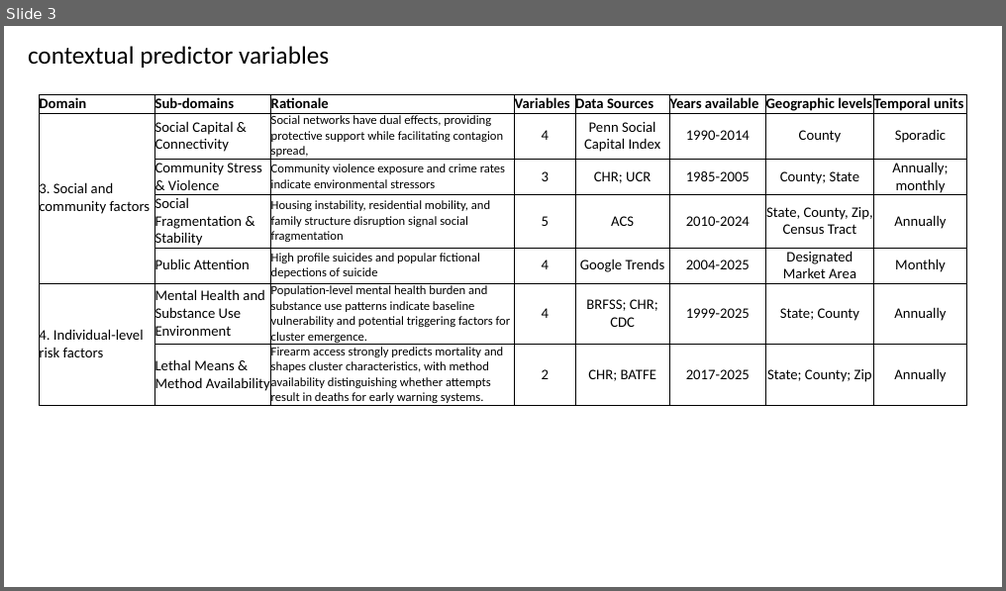
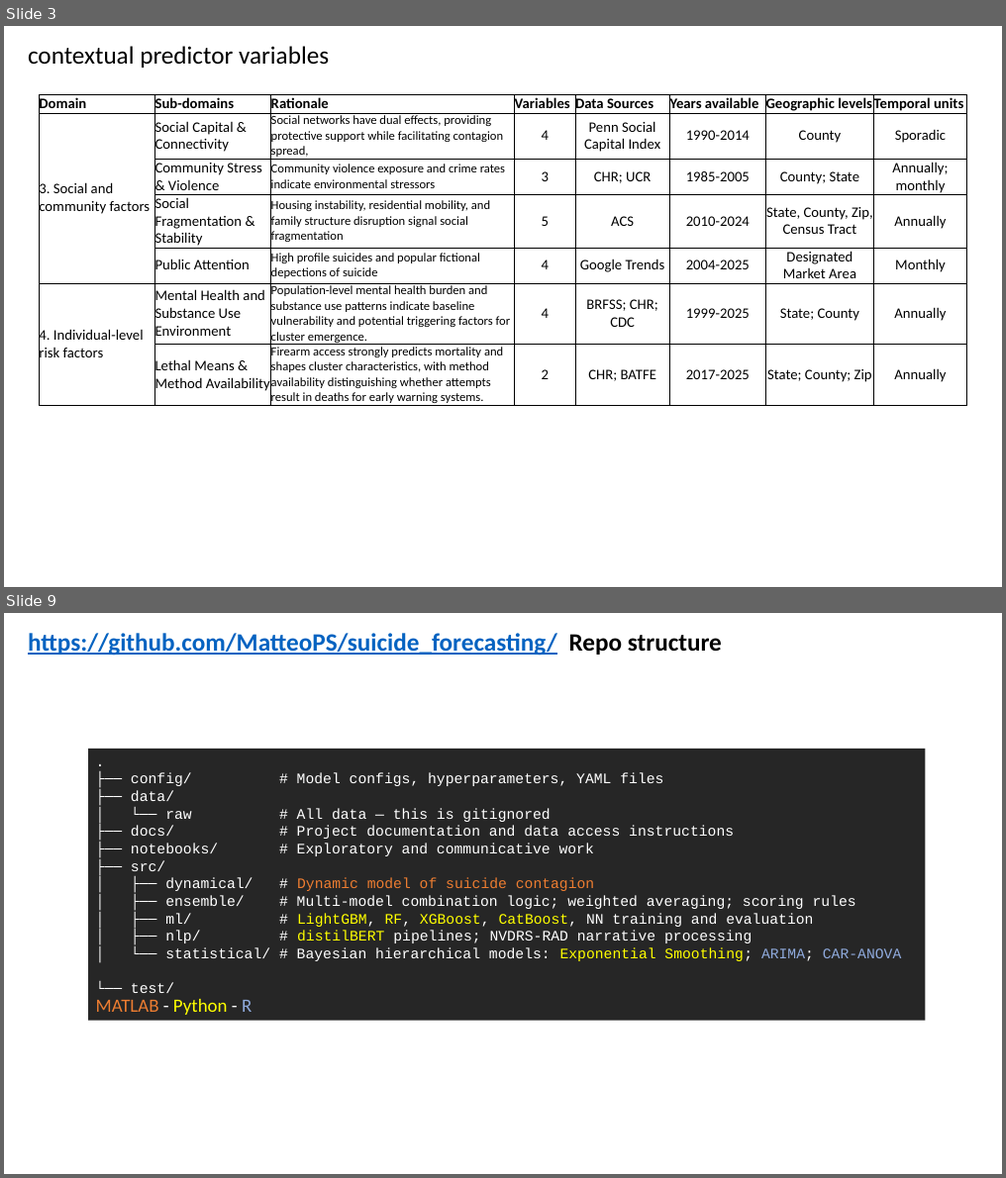
Before and after one commit to MatteoPS/suicide_forecasting, a slide deck: docs/Suicide_forcasting_note_slides.pptx. Shown one above the other, each under a label of ours: slide 3 before the commit, slides 3 and 9 after it; the slides between them are not shown. The pictures are 1006x591 and 1006x1178 pixels, drawn with LibreOffice and Linux fonts; fonts in the diff are those of the drawing. Boxes give left, top, right and bottom in pixels: in the first picture for what was removed or moved away, otherwise in the second. Text is boxed around its words. In the diff, an @@ line names an element or a change of style, - is before the commit and + after.

```diff
--- a/docs/Suicide_forcasting_note_slides.pptx
+++ b/docs/Suicide_forcasting_note_slides.pptx
@@ slide 9 added at box(4, 613, 1002, 1174), background #FFFFFF @@
@@ text added at box(28, 633, 722, 656), 24 pt, text #0563C1, bold, underline @@
+https://github.com/MatteoPS/suicide_forecasting/ Repo structure
@@ rectangle added at box(88, 749, 926, 1021), fill #262626, 14 pt, text #FFFFFF @@
+.
+├── config/ # Model configs, hyperparameters, YAML files
+├── data/
+│ └── raw # All data — this is gitignored
+├── docs/ # Project documentation and data access instructions
+├── notebooks/ # Exploratory and communicative work
+├── src/
+│ ├── dynamical/ # Dynamic model of suicide contagion
+│ ├── ensemble/ # Multi-model combination logic; weighted averaging; scoring rules
+│ ├── ml/ # LightGBM, RF, XGBoost, CatBoost, NN training and evaluation
+│ ├── nlp/ # distilBERT pipelines; NVDRS-RAD narrative processing
+│ └── statistical/ # Bayesian hierarchical models: Exponential Smoothing; ARIMA; CAR-ANOVA
+└── test/
@@ text added at box(96, 999, 252, 1015), 18 pt, text #ED7D31 @@
+MATLAB - Python - R
```
Also in this commit, not shown: 6 slides changed, 1 other slide added.
